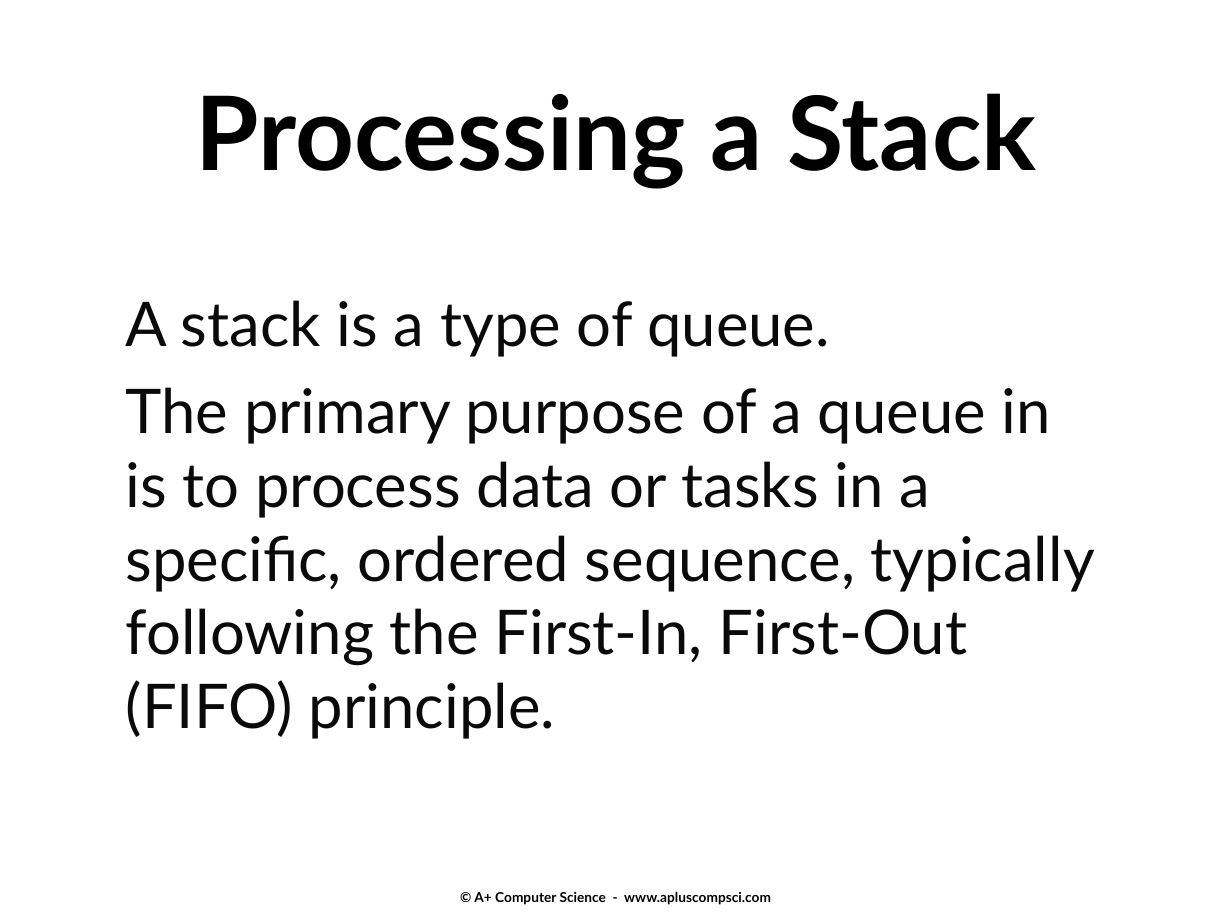
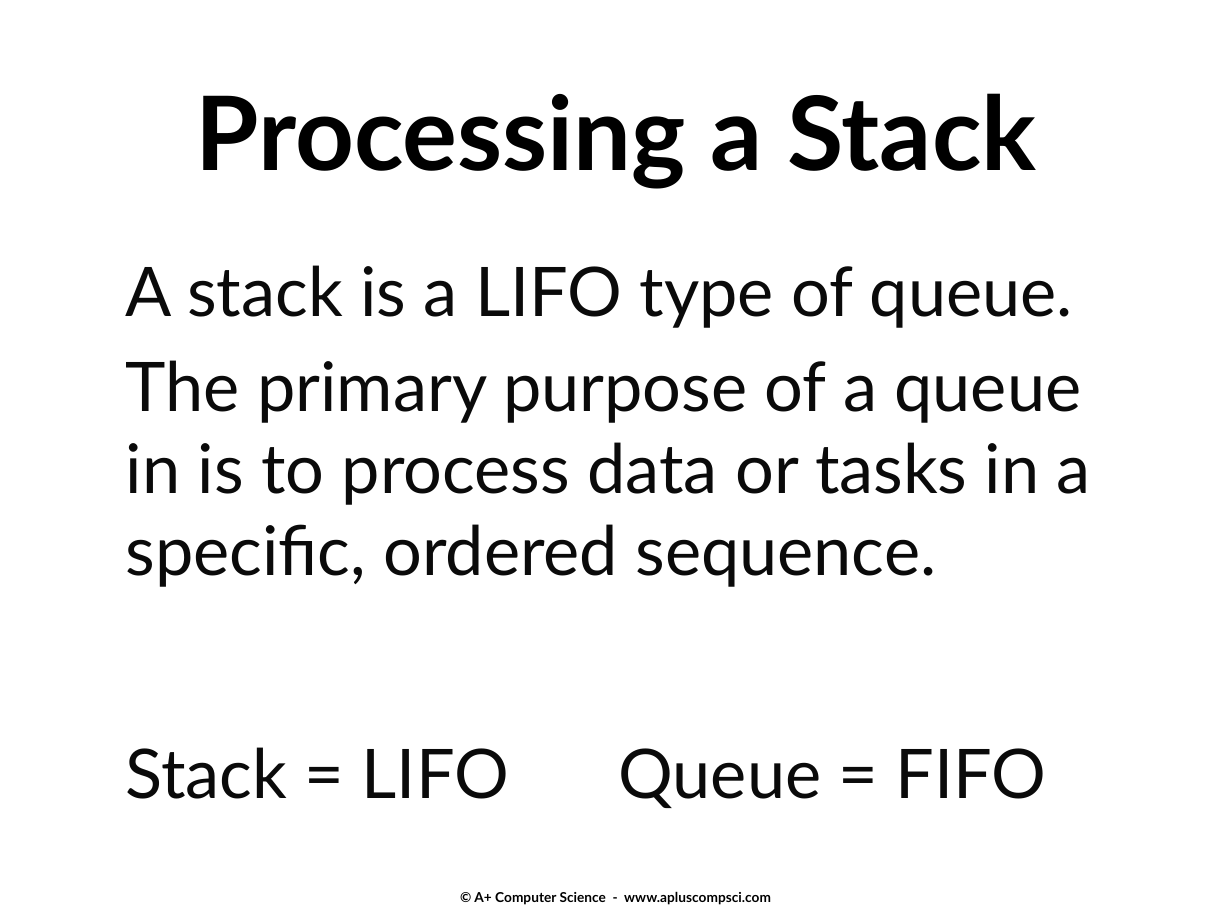
Before and after one commit to ishanigoli/cs3-labs, a slide deck: slide 23 of u06b_stacks/notes/13a.stacks.pptx. Drawn at 1232x924 pixels with LibreOffice and Linux fonts; fonts in the diff are those of the drawing. Boxes give left, top, right and bottom in pixels: in the first picture for what was removed or moved away, otherwise in the second. Text is boxed around its words. In the diff, an @@ line names an element or a change of style, - is before the commit and + after.

Commit message:
stack tester commit

```diff
--- a/u06b_stacks/notes/13a.stacks.pptx
+++ b/u06b_stacks/notes/13a.stacks.pptx
@@ text at box(126, 265, 1091, 587): text changed; size 36 to 40 pt @@
-A stack is a type of queue.
-The primary purpose of a queue in is to process data or tasks in a specific, ordered sequence, typically following the First-In, First-Out (FIFO) principle.
+A stack is a LIFO type of queue.
+The primary purpose of a queue in is to process data or tasks in a specific, ordered sequence.
@@ text added at box(126, 747, 1047, 808), 40 pt, text #0A0A0A @@
+Stack = LIFO Queue = FIFO
```
Also in this commit, not shown: 25 other slides changed, 5 slides added, 29 other files.
